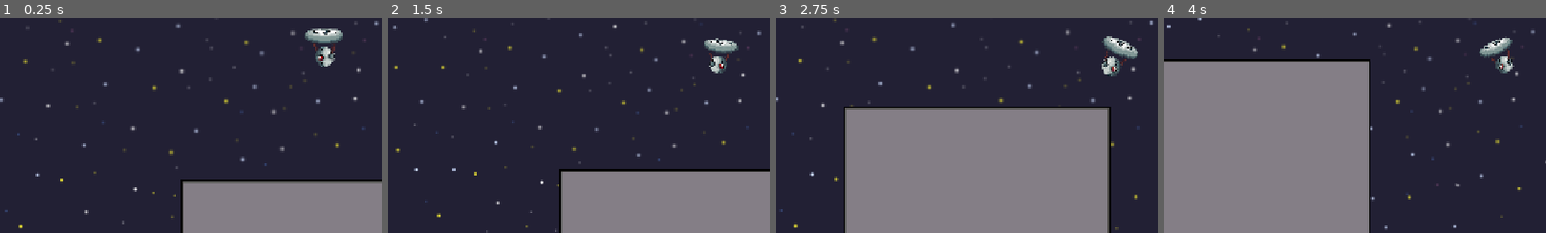
Above: before the commit, frames 1-4 (left to right).
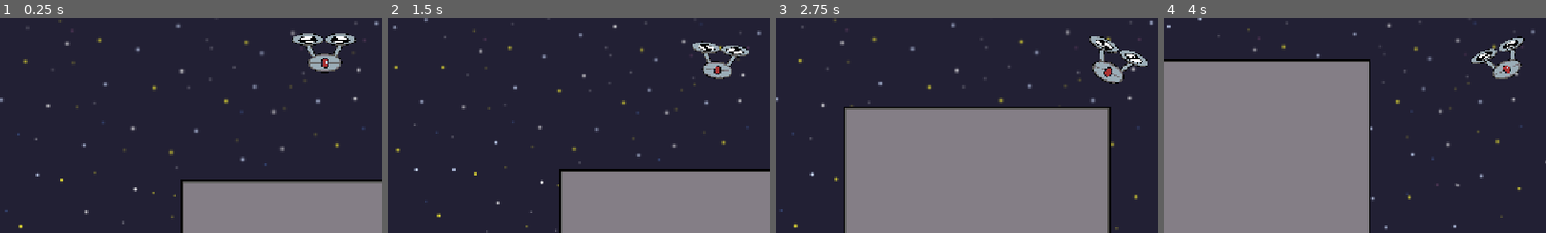
Above: after the commit, the same moments.

Repository: KurzweilTV/WinterJam2024
Game: Godot game, scene res://scenes/prototype/test_map.tscn
The game is run twice, just before and just after one commit, with the same random seed, the same clock (stepped at 60 frames per second) and the same inputs.
Inputs (mouse positions are % of the whole screen's width and height, from its top left):
- Up to frame 1 (0.25 s): no input
- Up to frame 2 (1.5 s): tap Enter at 0.5 s; move the mouse to (72, 45) at 0.52 s; hold D (move_right) 0.53-1.28 s; hold Space (drop) 0.53-1.28 s; move the mouse to (30, 55) at 1.27 s; hold S (move_down) from 1.28 s (still down); tap Mouse wheel up (zoom_in) at 1.35 s
- Up to frame 3 (2.75 s): move the mouse to (60, 28) at 2.02 s; release S (move_down) at 2.03 s; hold D (move_right) from 2.03 s (still down); hold Mouse wheel down (zoom_out) from 2.03 s (still down)
- Up to frame 4 (4 s): move the mouse to (45, 70) at 2.77 s; release D (move_right) at 2.78 s; release Mouse wheel down (zoom_out) at 2.78 s; hold W (move_up) 2.78-3.53 s; tap Space (drop) at 2.85 s; move the mouse to (80, 65) at 3.52 s; hold A (move_left) from 3.53 s (still down); hold Mouse wheel up (zoom_in) from 3.53 s (still down)
The pictures show only the part of the screen within x 8-58%, y 27-77%; the shares and areas given below are measured in that part.

The runs differ from the first frame. In frame 1, 1.9% of the frame differs, in the area x 76-94%, y 4-26%; in frame 2, 1.5%; in frame 3, 1.9%; in frame 4, 1.5%.

Commit message:
EOD: first custom art added

Diff:
--- a/actors/package/package.tscn
+++ b/actors/package/package.tscn
@@ -1,11 +1,11 @@
 [gd_scene load_steps=7 format=3 uid="uid://bivicuqrihjn6"]
 
 [ext_resource type="Script" uid="uid://d3ujbujs7nqj6" path="res://actors/package/package.gd" id="1_tfbw6"]
-[ext_resource type="Texture2D" uid="uid://dudcspxgjlc8l" path="res://actors/package/Prototype/ProtoCrate.png" id="2_nwj4g"]
+[ext_resource type="Texture2D" uid="uid://chhcy2usd3sl0" path="res://actors/package/Package.png" id="2_80ebm"]
 [ext_resource type="FontFile" uid="uid://bakc864gqvrlp" path="res://assets/fonts/Kenney Future Narrow.ttf" id="3_80ebm"]
 
 [sub_resource type="RectangleShape2D" id="RectangleShape2D_75ikm"]
-size = Vector2(58, 54)
+size = Vector2(102, 86)
 
 [sub_resource type="LabelSettings" id="LabelSettings_nwj4g"]
 font = ExtResource("3_80ebm")
@@ -16,26 +16,32 @@
 shadow_color = Color(0, 0, 0, 0.294118)
 
 [sub_resource type="RectangleShape2D" id="RectangleShape2D_nwj4g"]
-size = Vector2(64, 60)
+size = Vector2(104, 88)
 
 [node name="Package" type="RigidBody2D"]
 mass = 10.0
 script = ExtResource("1_tfbw6")
 
 [node name="Art" type="Sprite2D" parent="."]
-scale = Vector2(0.113281, 0.105469)
-texture = ExtResource("2_nwj4g")
+texture_filter = 1
+position = Vector2(-2.86102e-06, 4.76837e-06)
+scale = Vector2(0.796875, 0.680259)
+texture = ExtResource("2_80ebm")
 
 [node name="Hitbox" type="CollisionShape2D" parent="."]
+visible = false
 shape = SubResource("RectangleShape2D_75ikm")
 
 [node name="Label" type="Label" parent="."]
 texture_filter = 1
-offset_left = 33.0
-offset_top = -26.0
-offset_right = 121.0
+offset_left = 52.0
+offset_top = 21.0
+offset_right = 140.0
+offset_bottom = 47.0
 text = "Velocity"
 label_settings = SubResource("LabelSettings_nwj4g")
+horizontal_alignment = 1
+vertical_alignment = 1
 
 [node name="CanScore" type="Label" parent="."]
 visible = false
@@ -48,6 +54,7 @@
 label_settings = SubResource("LabelSettings_nwj4g")
 
 [node name="ImpactDetector" type="Area2D" parent="."]
+visible = false
 collision_layer = 0
 collision_mask = 3
 
--- a/actors/player/prototype/player.tscn
+++ b/actors/player/prototype/player.tscn
@@ -1,11 +1,33 @@
-[gd_scene load_steps=16 format=3 uid="uid://chxud6mic8u42"]
+[gd_scene load_steps=19 format=3 uid="uid://chxud6mic8u42"]
 
 [ext_resource type="Script" uid="uid://c2kfpoya8wn6u" path="res://actors/player/prototype/player.gd" id="1_bsrf5"]
-[ext_resource type="Texture2D" uid="uid://d313riuowyjfw" path="res://actors/player/prototype/protoDrone.png" id="1_pgm85"]
+[ext_resource type="Texture2D" uid="uid://cmyi3agbrkcsi" path="res://actors/player/Drone.png" id="2_jtfgw"]
 [ext_resource type="Texture2D" uid="uid://tu8jw5l4xabw" path="res://actors/player/prototype/ShitRope.png" id="3_x5yr3"]
 [ext_resource type="Script" uid="uid://bydyor5jmsok" path="res://actors/player/prototype/camera_2d.gd" id="4_t26e8"]
 [ext_resource type="FontFile" uid="uid://bakc864gqvrlp" path="res://assets/fonts/Kenney Future Narrow.ttf" id="5_tvecv"]
 [ext_resource type="Texture2D" uid="uid://cdl28np0ohmt7" path="res://actors/player/explosion/smoke_01.png" id="6_jtfgw"]
+
+[sub_resource type="AtlasTexture" id="AtlasTexture_ydjel"]
+atlas = ExtResource("2_jtfgw")
+region = Rect2(0, 0, 128, 128)
+
+[sub_resource type="AtlasTexture" id="AtlasTexture_t7kf4"]
+atlas = ExtResource("2_jtfgw")
+region = Rect2(128, 0, 128, 128)
+
+[sub_resource type="SpriteFrames" id="SpriteFrames_yrblx"]
+animations = [{
+"frames": [{
+"duration": 1.0,
+"texture": SubResource("AtlasTexture_ydjel")
+}, {
+"duration": 1.0,
+"texture": SubResource("AtlasTexture_t7kf4")
+}],
+"loop": true,
+"name": &"default",
+"speed": 41.0
+}]
 
 [sub_resource type="RectangleShape2D" id="RectangleShape2D_bsrf5"]
 size = Vector2(36, 64)
@@ -59,15 +81,17 @@
 motion_mode = 1
 script = ExtResource("1_bsrf5")
 
-[node name="Sprite2D" type="Sprite2D" parent="."]
-texture = ExtResource("1_pgm85")
+[node name="Sprite2D" type="AnimatedSprite2D" parent="."]
+sprite_frames = SubResource("SpriteFrames_yrblx")
+autoplay = "default"
+frame_progress = 0.330145
 
 [node name="Hitbox" type="CollisionShape2D" parent="."]
 visible = false
 shape = SubResource("RectangleShape2D_bsrf5")
 
 [node name="Anchor" type="Marker2D" parent="."]
-position = Vector2(0, 17)
+position = Vector2(1, 37)
 
 [node name="Rope" type="Line2D" parent="."]
 physics_interpolation_mode = 1
@@ -124,7 +148,7 @@
 
 [node name="DamageEffect" type="GPUParticles2D" parent="."]
 unique_name_in_owner = true
-position = Vector2(21, -22)
+position = Vector2(42, -27)
 emitting = false
 amount = 30
 lifetime = 3.0
--- a/scenes/prototype/test_map.tscn
+++ b/scenes/prototype/test_map.tscn
@@ -152,7 +152,7 @@
 [node name="TestMap" type="Node2D"]
 
 [node name="Package" parent="." instance=ExtResource("2_1jiho")]
-position = Vector2(539, 609)
+position = Vector2(515, 596)
 physics_material_override = SubResource("PhysicsMaterial_1jiho")
 
 [node name="Target" parent="." instance=ExtResource("3_r0cy5")]
Binary file added: actors/package/Package.aseprite
Binary file added: actors/package/Package.png
Binary file added: actors/player/Drone.aseprite
Binary file added: actors/player/Drone.png
